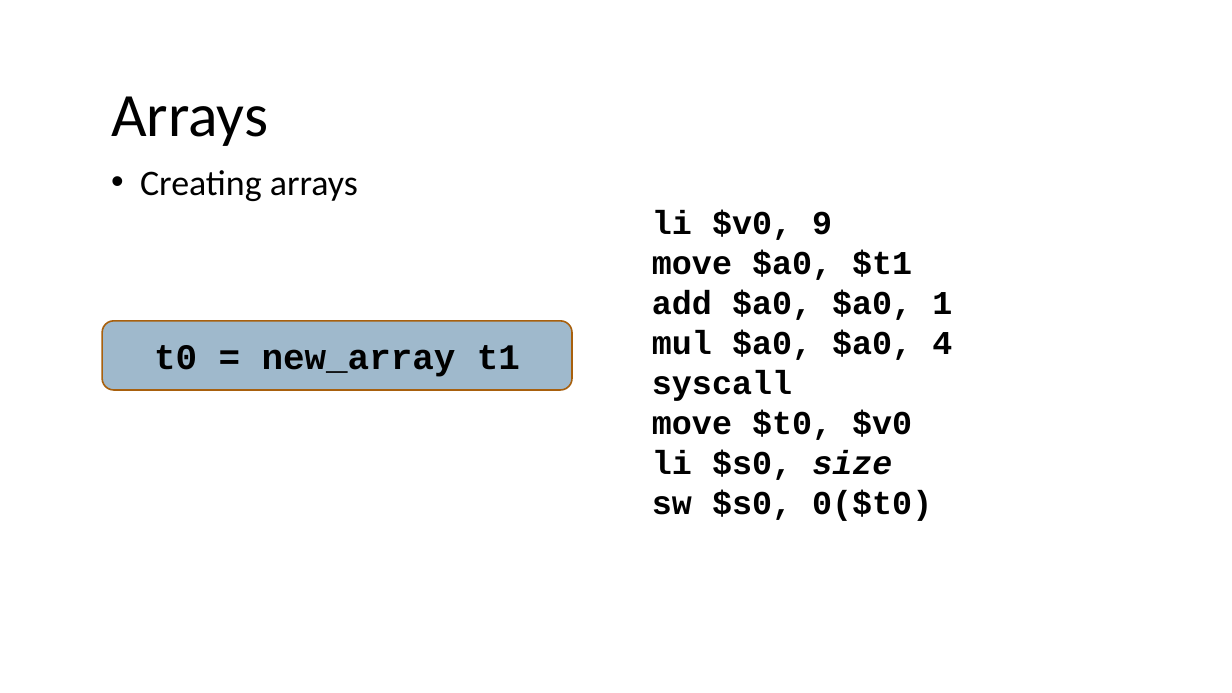
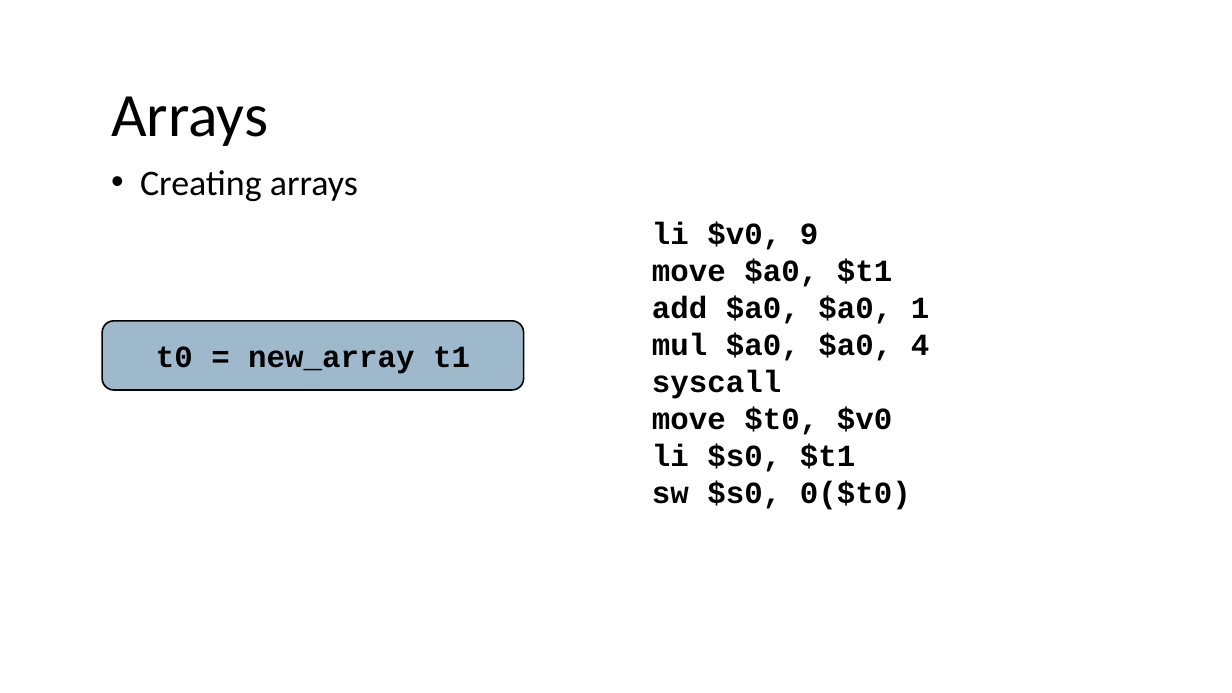
Before and after one commit to nivshani/compilation, a slide deck: slide 75 of slides/codegen.pptx (slide 73 before the commit). Drawn at 1232x693 pixels with LibreOffice and Linux fonts; fonts in the diff are those of the drawing. Boxes give left, top, right and bottom in pixels: in the first picture for what was removed or moved away, otherwise in the second. Text is boxed around its words. In the diff, an @@ line names an element or a change of style, - is before the commit and + after.

```diff
--- a/slides/codegen.pptx
+++ b/slides/codegen.pptx
@@ text at <box>652,222,929,510</box>: size 26 to 24 pt in "li $v0, 9", "move $a0, $t1", "add $a0, $a0, 1", "mul $a0, $a0, 4" and 3 more places @@
@@ rounded rectangle "t0 = new_array t1": place and size @@
-rounded rectangle "t0 = new_array t1" at <box>103,321,573,390</box>
+rounded rectangle "t0 = new_array t1" at <box>103,321,524,390</box>
@@ rounded rectangle "t0 = new_array t1" at <box>103,321,524,390</box>: size 28 to 24 pt; outline #A9610D 1.25 pt to #000000 1.25 pt @@
@@ text at <box>652,444,855,472</box>: text changed; size 26 to 24 pt @@
-li $s0, size
+li $s0, $t1
```
Also in this commit, not shown: 8 other slides changed, 2 slides added, 6 slides removed, 1 other file.
